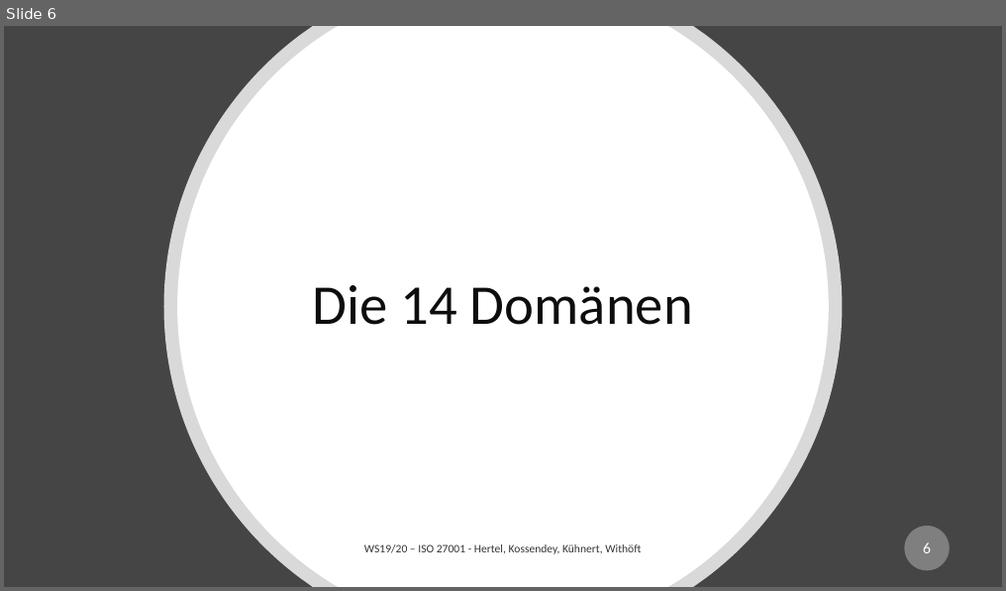
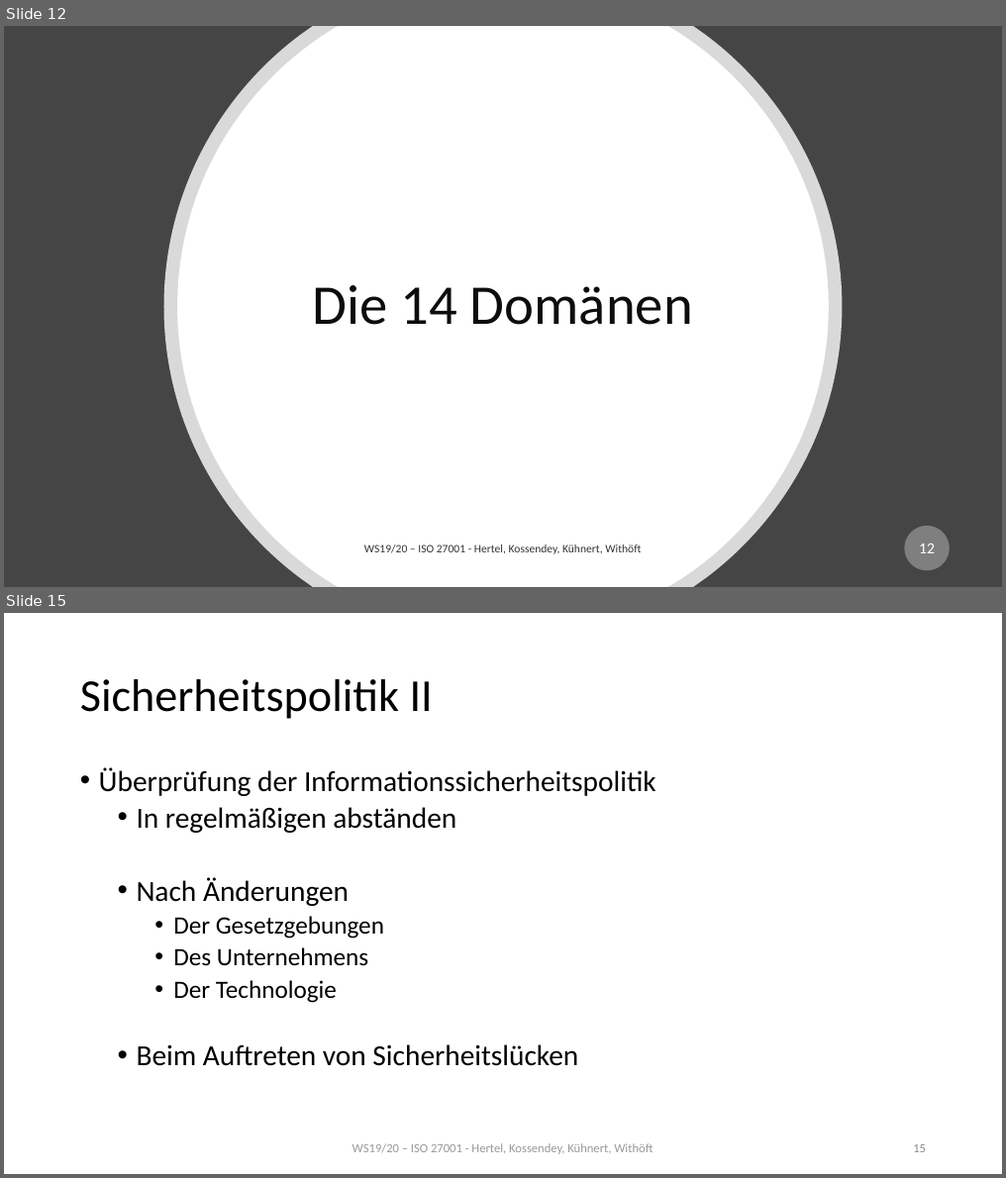
Before and after one commit to mwithoeft/SicherheitUndZuverlaessigkeit, a slide deck: merged.pptx. Shown one above the other, each under a label of ours: slide 6 before the commit, slides 12 and 15 after it; the slides between them are not shown. The pictures are 1006x591 and 1006x1178 pixels, drawn with LibreOffice and Linux fonts; fonts in the diff are those of the drawing. Boxes give left, top, right and bottom in pixels: in the first picture for what was removed or moved away, otherwise in the second. Text is boxed around its words. In the diff, an @@ line names an element or a change of style, - is before the commit and + after.

```diff
--- a/merged.pptx
+++ b/merged.pptx
@@ slide 15 added at (x1=4, y1=613, x2=1002, y2=1174), background #FFFFFF @@
@@ title added at (x1=80, y1=679, x2=433, y2=719), 44 pt, text #000000 @@
+Sicherheitspolitik II
@@ text added at (x1=99, y1=767, x2=656, y2=1066), 28 pt, text #000000 @@
+• Überprüfung der Informationssicherheitspolitik
+  • In regelmäßigen abständen
+  • Nach Änderungen
+    • Der Gesetzgebungen
+    • Des Unternehmens
+    • Der Technologie
+  • Beim Auftreten von Sicherheitslücken
@@ text added at (x1=352, y1=1144, x2=652, y2=1155), 12 pt, text #808080 at 80% opacity @@
+WS19/20 – ISO 27001 - Hertel, Kossendey, Kühnert, Withöft
@@ page number added at (x1=913, y1=1145, x2=926, y2=1153), 12 pt, text #8C8C8C @@
+15
@@ what was slide 6 is now slide 12 @@
@@ page number at (x1=919, y1=544, x2=935, y2=554): text changed @@
-6
+12
```
Also in this commit, not shown: 4 slides changed, 26 other slides added.
